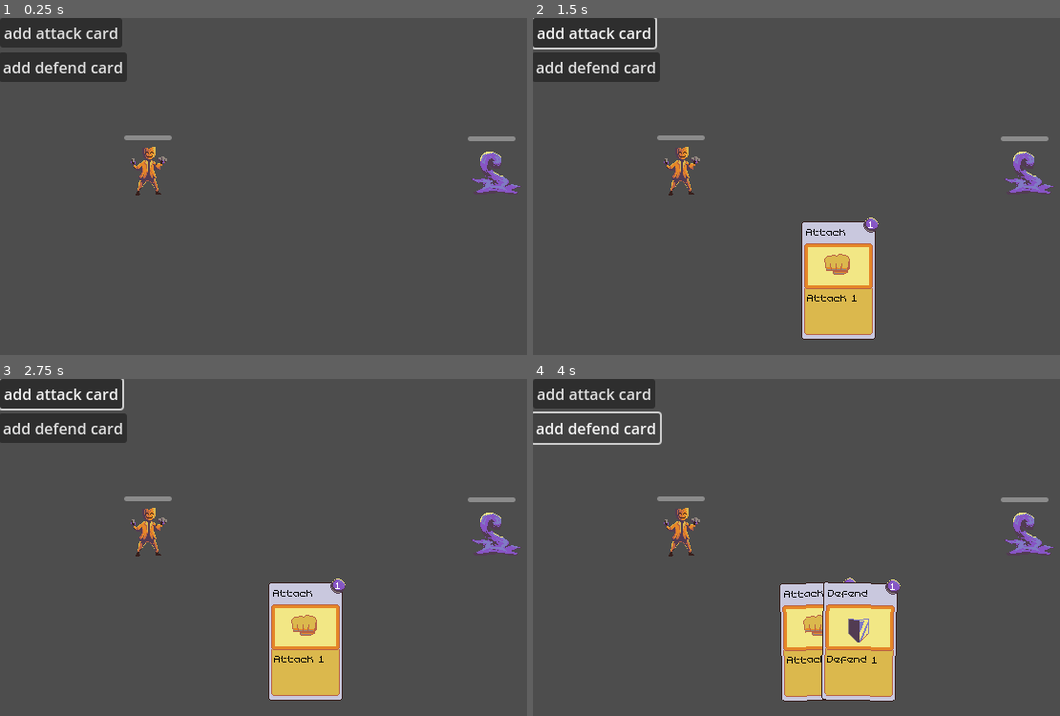
Above: before the commit, frames 1-4 (two rows, left to right).
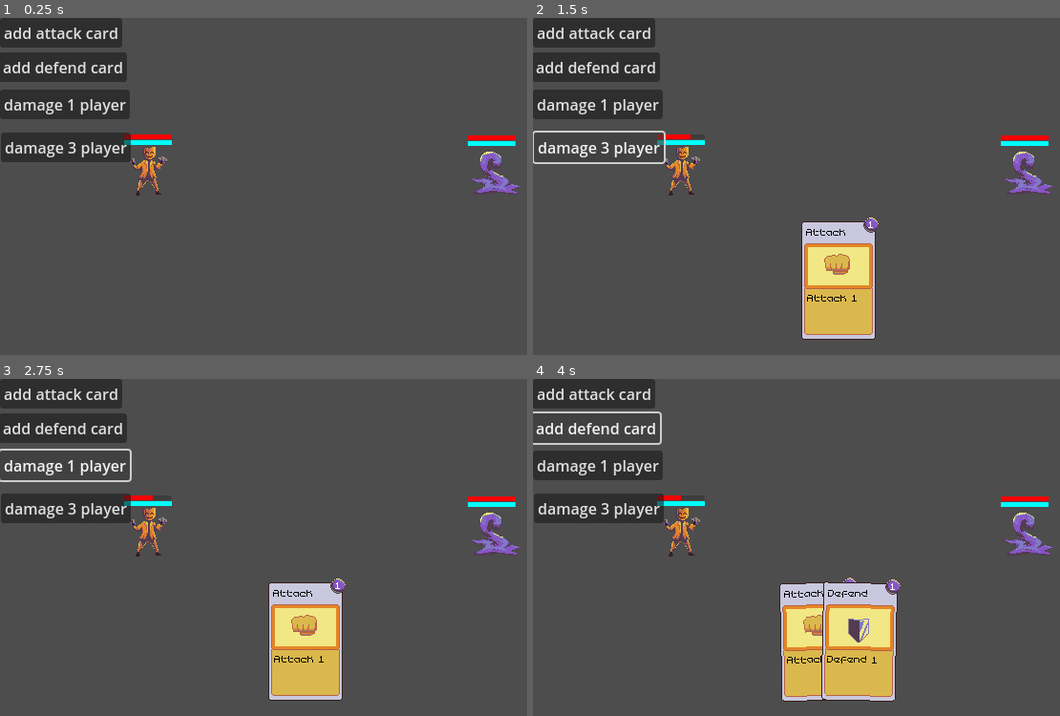
Above: after the commit, the same moments.

Repository: Webbly25/Card-Tutorial
Game: Godot game, scene res://scenes/main.tscn
Same seed, same stepped clock (60 frames per second), same inputs: the game is played once before the commit and once after it.
Inputs (mouse positions are in pixels of both pictures, inside the frame that each line leads up to):
- Up to frame 1 (0.25 s): no input
- Up to frame 2 (1.5 s): click "add attack card" at 0.5 s; click (596, 146) at 1.25 s, where only the run after the commit has a clickable "damage 3 player"
- Up to frame 3 (2.75 s): click (63, 466) at 2 s, where only the run after the commit has a clickable "damage 1 player"
- Up to frame 4 (4 s): click (596, 466) at 2.75 s, where only the run after the commit has a clickable "damage 1 player"; click "add defend card" at 3.5 s

The runs differ from the first frame. In frame 1, 4.7% of the frame differs, in the area x 0-98%, y 21-43%; in frame 2, 3.5%; in frame 3, 3.4%; in frame 4, 4.7%.

Commit message:
feat: add armour system

Diff:
--- a/scenes/character.tscn
+++ b/scenes/character.tscn
@@ -1,20 +1,57 @@
-[gd_scene load_steps=2 format=3 uid="uid://dldr1n8cvtwtv"]
+[gd_scene load_steps=7 format=3 uid="uid://dldr1n8cvtwtv"]
 
 [ext_resource type="Script" path="res://scripts/character.gd" id="1_3urg2"]
+[ext_resource type="Texture2D" uid="uid://bbgeckmnorkey" path="res://assets/sprites/player_character.png" id="2_0r23f"]
+[ext_resource type="Texture2D" uid="uid://diko1them5a1u" path="res://assets/sprites/armor_icon.png" id="3_edf55"]
+[ext_resource type="FontFile" uid="uid://3dxeqlsm06pa" path="res://assets/fonts/MemoryPro.ttf" id="4_0b1d0"]
 
-[node name="Player" type="Node2D"]
+[sub_resource type="StyleBoxFlat" id="StyleBoxFlat_ufnx0"]
+bg_color = Color(1, 0, 0, 1)
+
+[sub_resource type="StyleBoxFlat" id="StyleBoxFlat_quptm"]
+bg_color = Color(0, 1, 1, 1)
+
+[node name="Character" type="Node2D"]
 position = Vector2(-1, 0)
 script = ExtResource("1_3urg2")
+current_mana = 5
+texture = ExtResource("2_0r23f")
 
 [node name="Sprite" type="Sprite2D" parent="."]
 position = Vector2(1, 0)
+texture = ExtResource("2_0r23f")
 
 [node name="HealthBar" type="ProgressBar" parent="."]
 offset_left = -26.0
-offset_top = -36.0
+offset_top = -37.0
 offset_right = 24.0
-offset_bottom = -31.0
+offset_bottom = -32.0
+theme_override_styles/fill = SubResource("StyleBoxFlat_ufnx0")
 max_value = 10.0
 step = 1.0
 value = 10.0
 show_percentage = false
+
+[node name="ManaBar" type="ProgressBar" parent="."]
+offset_left = -26.0
+offset_top = -31.0
+offset_right = 24.0
+offset_bottom = -26.0
+theme_override_styles/fill = SubResource("StyleBoxFlat_quptm")
+max_value = 5.0
+step = 1.0
+value = 5.0
+show_percentage = false
+
+[node name="ArmourSprite" type="Sprite2D" parent="."]
+visible = false
+position = Vector2(-21, -47)
+texture = ExtResource("3_edf55")
+
+[node name="ArmourLabel" type="Label" parent="ArmourSprite"]
+offset_left = 8.0
+offset_top = -8.0
+offset_right = 48.0
+offset_bottom = 15.0
+theme_override_fonts/font = ExtResource("4_0b1d0")
+text = "0"
--- a/scenes/main.tscn
+++ b/scenes/main.tscn
@@ -1,8 +1,7 @@
-[gd_scene load_steps=6 format=3 uid="uid://np1cly8g8i2r"]
+[gd_scene load_steps=5 format=3 uid="uid://np1cly8g8i2r"]
 
 [ext_resource type="PackedScene" uid="uid://dldr1n8cvtwtv" path="res://scenes/character.tscn" id="1_4k8l8"]
 [ext_resource type="Script" path="res://scripts/main.gd" id="1_86531"]
-[ext_resource type="Texture2D" uid="uid://bbgeckmnorkey" path="res://assets/sprites/player_character.png" id="1_bq8mu"]
 [ext_resource type="PackedScene" uid="uid://cd717o3b26mih" path="res://scenes/deck.tscn" id="1_vfwxn"]
 [ext_resource type="Texture2D" uid="uid://c7wh5dn58dadl" path="res://assets/sprites/enemy_character.png" id="2_grunp"]
 
@@ -13,7 +12,6 @@
 
 [node name="Player" parent="GameScreen" instance=ExtResource("1_4k8l8")]
 position = Vector2(156, 159)
-texture = ExtResource("1_bq8mu")
 
 [node name="Enemy" parent="GameScreen" instance=ExtResource("1_4k8l8")]
 position = Vector2(516, 160)
@@ -21,4 +19,19 @@
 
 [node name="Deck" parent="." instance=ExtResource("1_vfwxn")]
 
+[node name="Damage1Button" type="Button" parent="."]
+offset_top = 75.0
+offset_right = 123.0
+offset_bottom = 106.0
+text = "damage 1 player"
+
+[node name="Damage3Button" type="Button" parent="."]
+offset_left = 1.0
+offset_top = 120.0
+offset_right = 137.0
+offset_bottom = 151.0
+text = "damage 3 player"
+
 [connection signal="card_activated" from="Deck" to="." method="_on_deck_card_activated"]
+[connection signal="pressed" from="Damage1Button" to="." method="_on_damage_1_button_pressed"]
+[connection signal="pressed" from="Damage3Button" to="." method="_on_damage_3_button_pressed"]
--- a/scripts/cards/defend_card.gd
+++ b/scripts/cards/defend_card.gd
@@ -8,7 +8,8 @@
 func _process(delta: float) -> void:
 	super(delta)
 
-func activate(_payload: ActionPayload) -> void:
+func activate(payload: ActionPayload) -> void:
 	# spend 1 mana
-	# add 1 defence to the player
-	print("defend")
+	payload.caster.spend_mana(baseCard.card_mana_cost)
+	# add 1 defence
+	payload.caster.add_armour(1)
--- a/scripts/character.gd
+++ b/scripts/character.gd
@@ -5,13 +5,22 @@
 
 @export var max_health: int = 10
 @export var current_health: int = 10
-@export var max_mana: int = 10
+
+@export var max_mana: int = 5
 @export var current_mana: int = max_mana
+
+@export var armour: int = 0
+
 @export var texture: Texture2D
 
 # Called when the node enters the scene tree for the first time.
 func _ready():
 	$Sprite.texture = texture
+
+	$HealthBar.max_value = max_health
+	set_health(current_health)
+	$ManaBar.max_value = max_mana
+	set_mana(current_mana)
 
 # Called every frame. 'delta' is the elapsed time since the previous frame.
 func _process(_delta):
@@ -22,11 +31,33 @@
 	$HealthBar.value = current_health
 
 func take_damage(damage: int) -> void:
+	if armour > damage:
+		# more armour than damage
+		set_armour(armour - damage)
+		damage = 0
+		return
+
+	# more damage than armour
+	damage -= armour
+	set_armour(0)
 	set_health(current_health - damage)
 
 func set_mana(_mana) -> void:
 	current_mana = clampi(_mana, 0, max_mana)
-	# $ManaBar.value = current_mana
+	$ManaBar.value = current_mana
 
 func spend_mana(mana_cost: int) -> void:
 	set_mana(current_mana - mana_cost)
+
+func set_armour(_armour) -> void:
+	armour = _armour if _armour >= 0 else 0
+
+	if armour == 0:
+		$ArmourSprite.visible = false
+		return
+
+	$ArmourSprite.visible = true
+	$ArmourSprite/ArmourLabel.text = str(armour)
+
+func add_armour(amount: int) -> void:
+	set_armour(armour + amount)
--- a/scripts/main.gd
+++ b/scripts/main.gd
@@ -11,3 +11,9 @@
 func _on_deck_card_activated(card: Card) -> void:
 	var payload = ActionPayload.new($GameScreen/Player, [$GameScreen/Enemy])
 	card.activate(payload)
+
+func _on_damage_1_button_pressed():
+	$GameScreen/Player.take_damage(1)
+
+func _on_damage_3_button_pressed():
+	$GameScreen/Player.take_damage(3)
